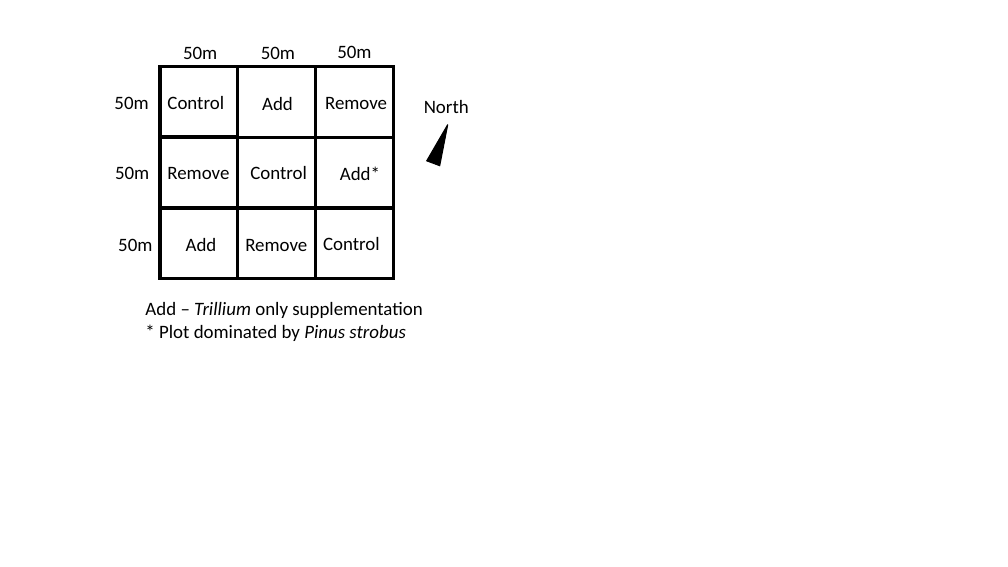
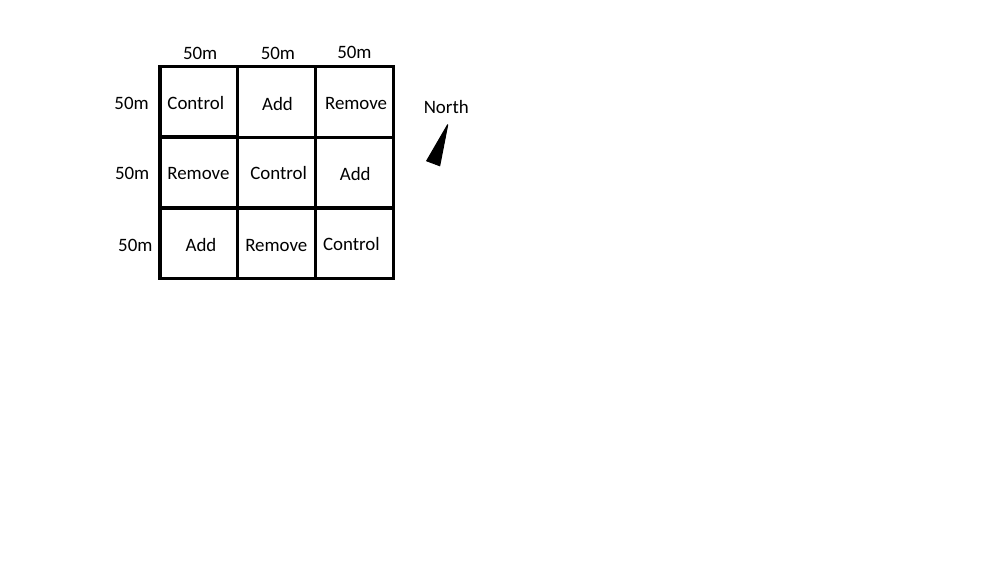
Before and after one commit to robclark19/Henry-Buck-Trail-Experiment, a slide deck: slide 1 of Figures/Fig 1 Henry Buck Design.pptx. Drawn at 1008x567 pixels with LibreOffice and Linux fonts; fonts in the diff are those of the drawing. Boxes give left, top, right and bottom in pixels: in the first picture for what was removed or moved away, otherwise in the second. Text is boxed around its words. In the diff, an @@ line names an element or a change of style, - is before the commit and + after.

```diff
--- a/Figures/Fig 1 Henry Buck Design.pptx
+++ b/Figures/Fig 1 Henry Buck Design.pptx
@@ text at [340, 167, 371, 180]: text changed @@
-Add*
+Add
@@ text removed at [145, 302, 422, 341] @@
-Add – Trillium only supplementation
-* Plot dominated by Pinus strobus
```
Also in this commit, not shown: 7 other files.
